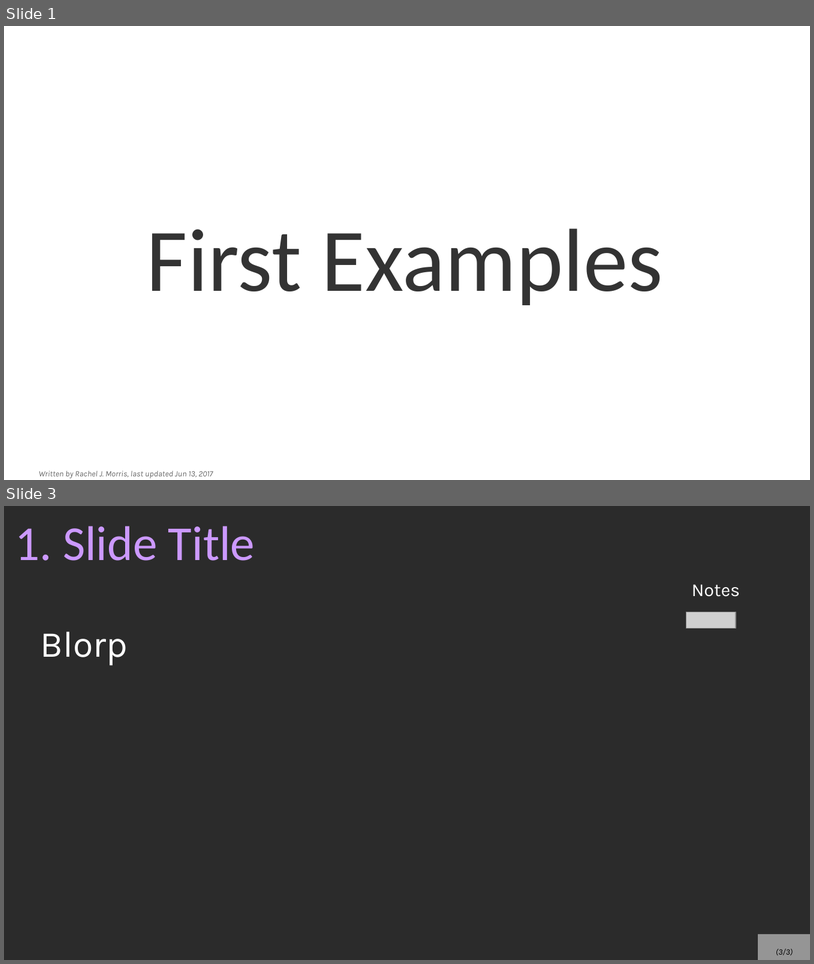
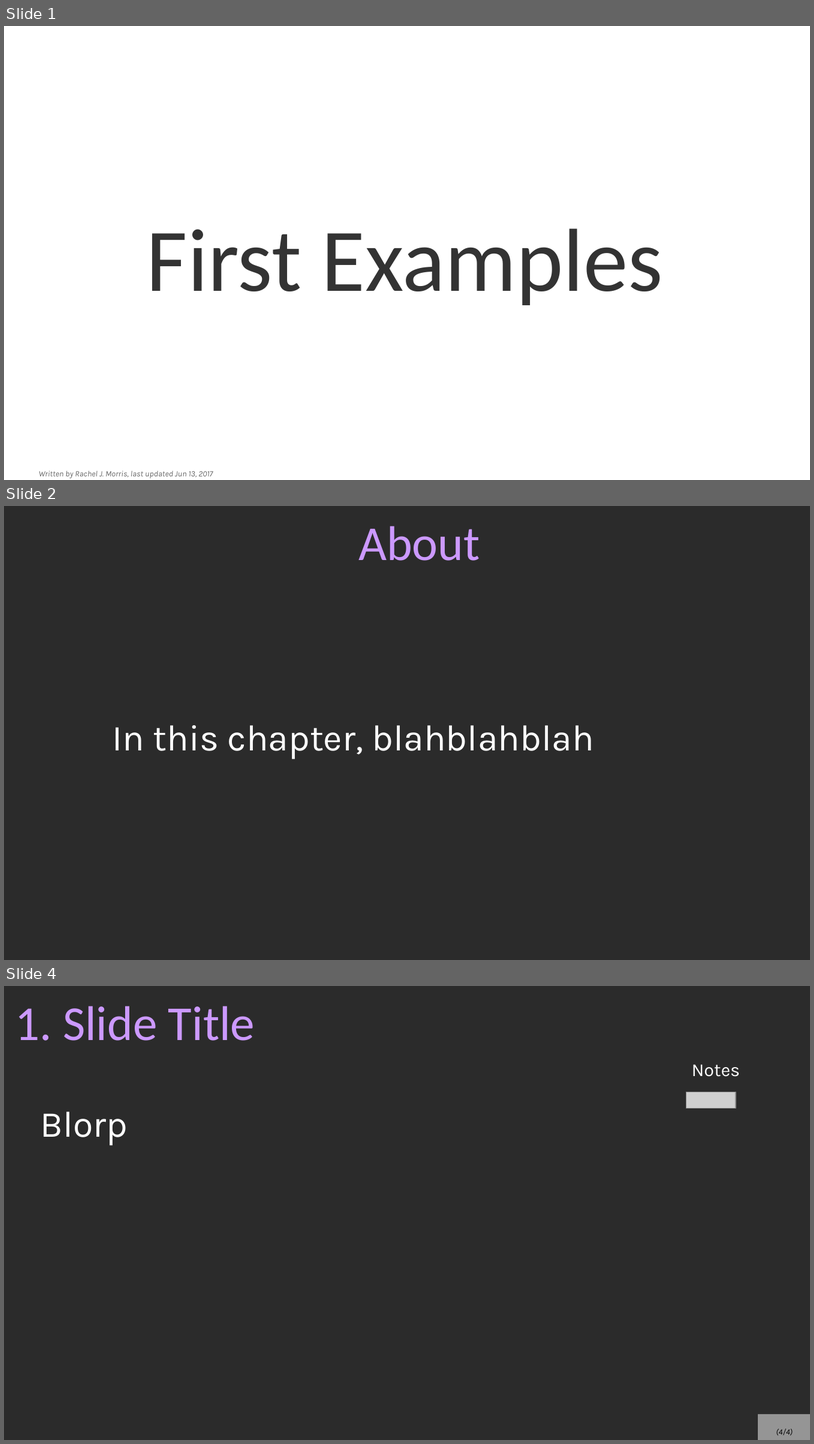
Before and after one commit to nguyenchithien/CS210-Discrete-Structures, a slide deck: Lectures/TEMPLATE_16_9.odp. Shown one above the other, each under a label of ours: slides 1 and 3 before the commit, slides 1, 2 and 4 after it; the slides between them are not shown. The pictures are 814x964 and 814x1444 pixels, drawn with LibreOffice and Linux fonts; fonts in the diff are those of the drawing; grey boxes stand for pictures; background and template pictures are left out; a plain dark background stands for a picture behind light text. Boxes give left, top, right and bottom in pixels: in the first picture for what was removed or moved away, otherwise in the second. Text is boxed around its words. In the diff, an @@ line names an element or a change of style, - is before the commit and + after.

```diff
--- a/Lectures/TEMPLATE_16_9.odp
+++ b/Lectures/TEMPLATE_16_9.odp
@@ slide 2 added at box(4, 506, 810, 960), background picture (left out) @@
@@ title added at box(359, 526, 480, 561), 48 pt, text #CC99FF @@
+About
@@ text added at box(112, 725, 594, 759), 36 pt, text #FFFFFF @@
+In this chapter, blahblahblah
@@ what was slide 3 is now slide 4 @@
@@ page number at box(776, 1428, 793, 1435): text changed @@
-(3/3)
+(4/4)
```
Also in this commit, not shown: 1 slide changed, 4 other files.
